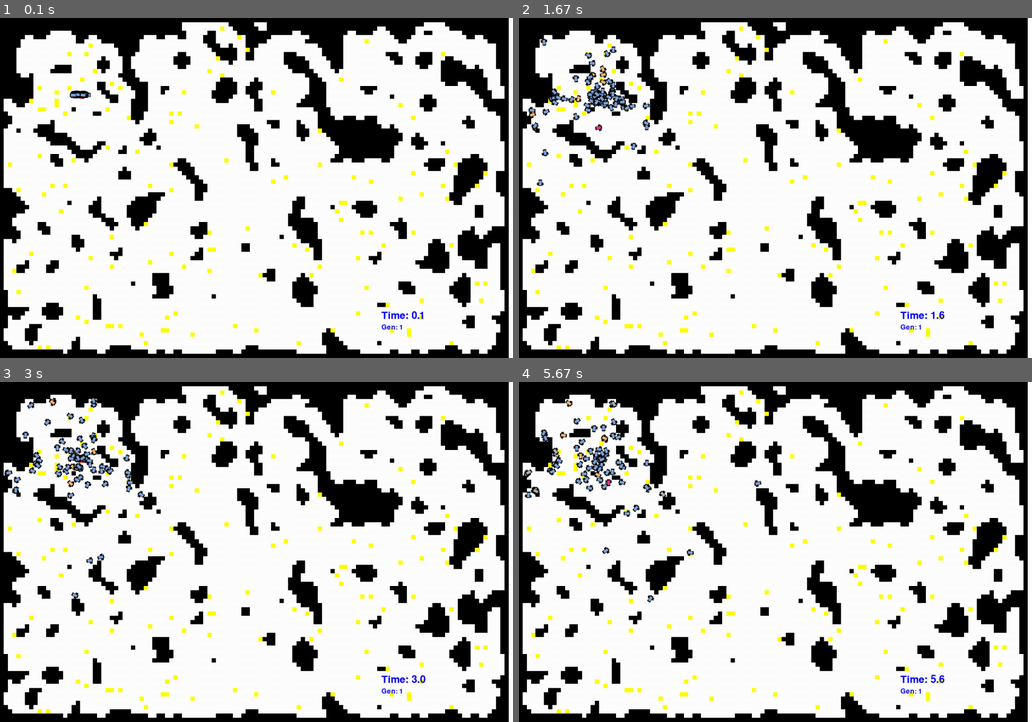
Above: before the commit, frames 1-4 (two rows, left to right).
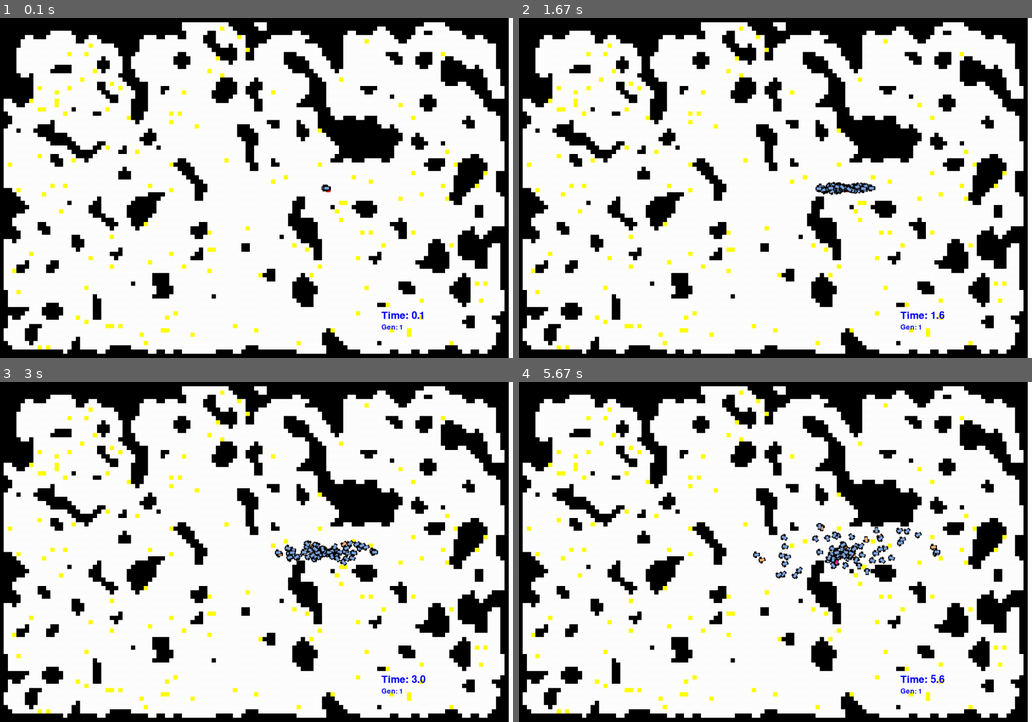
Above: after the commit, the same moments.

Repository: AnishJadoe/bioinspired
Game: pygame game, started from bioinspired/main.py
The game is run twice, just before and just after one commit, with the same random seed, the same clock (stepped at 60 frames per second) and the same inputs.
Inputs:
- Up to frame 1 (0.1 s): no input
- Up to frame 2 (1.67 s): no input
- Up to frame 3 (3 s): no input
- Up to frame 4 (5.67 s): no input

The runs differ from the first frame. In frame 1, 0.1% of the frame differs, in the area x 13-65%, y 21-52%; in frame 2, 1.5%; in frame 3, 2.0%; in frame 4, 2.5%, in the area x 0-83%, y 5-65%.

Commit message:
made dt constant as it should

Diff:
--- a/bioinspired/src/controllers/controllers.py
+++ b/bioinspired/src/controllers/controllers.py
@@ -3,8 +3,8 @@
 from src.controllers.neural_net import NeuralNet
 from src.utility.constants import *
 import numpy as np
-MAX_SPEED = 255
-MIN_SPEED = -255
+MAX_SPEED = 128
+MIN_SPEED = -128
 M2P = 3779.52
 
 class BaseController():
--- a/bioinspired/src/robots/robots.py
+++ b/bioinspired/src/robots/robots.py
@@ -8,7 +8,7 @@
 from ..controllers.controllers import ManualController, NeuroController
 
 ROBOT_WIDTH = 15
-MAX_SPEED = 255
+MAX_SPEED = 128
 
 token_map_cache = {}
 nearby_items_cache = {}
--- a/bioinspired/src/utility/run_simulation.py
+++ b/bioinspired/src/utility/run_simulation.py
@@ -58,7 +58,7 @@
     loadtime = lasttime
     print(f"Loading took: {loadtime/1000} seconds")
     running = True
-    dt = 0
+    dt = 0.01
     tokens_collected = []
     all_tanks_empty = False
     # Simulation loop
@@ -68,7 +68,7 @@
             if event.type == pygame.QUIT:
                 running = False
         timestamp = (pygame.time.get_ticks()/1000)
-        dt = (pygame.time.get_ticks() - lasttime) / 1000
+        #dt = (pygame.time.get_ticks() - lasttime) / 1000
         tanks_empty = [robot.tank_empty for robot in robots]
         if all(tanks_empty):
             all_tanks_empty = True
@@ -92,7 +92,7 @@
         #     draw_end_pos(wm.end_pos,wm.surf)
 
 
-        draw_time(wm.surf, (pygame.time.get_ticks()/1000))
+        draw_time(wm.surf, ((pygame.time.get_ticks() - loadtime)/1000))
         draw_gen(wm.surf,gen)
         lasttime = pygame.time.get_ticks()
         pygame.display.update()
--- a/bioinspired/src/world_map/maps/random_map_1.txt
+++ b/bioinspired/src/world_map/maps/random_map_1.txt
@@ -16,7 +16,7 @@
 ********---------------**-T---*****----------------*****---***-----------****----------------------------***--*****---**
 ********-T------T------**---T--****---**-----------*****--****-----------****--------****----------------------****----*
 ********-----T----------**------***---*----T------******--***---T--------****---------**------------------------****---*
-********-----------S-----***----***---------------*****----**-----------*****---------------*-------**-----------***---*
+********-----------------***----***---------------*****----**-----------*****---------------*-------**-----------***---*
 *--****T-----T------------**---****----------------***------**---------******----------------------****-----------******
 *---**-------T-----------------****-------------------------**--------*******-----------------T----****-----------******
 *--------TT------*-------T-----****-------------------------**------------****----------------------**-------------*****
@@ -38,7 +38,7 @@
 *---------------------------***-------------***--------------------T---------------T-----------------------*******---***
 *--------------------------------------------***----------------T----------------------T-------------------******----***
 *-----------T--T-------------------T----------***-------------------------------------------------------T--*****T----***
-***-T-----------------------------------T-----***----------------------------------------------------------****------***
+***-T-----------------------------------T-----***----------------------------S-----------------------------****------***
 ****------T------------------------****-------**---------------------------------------------------T------****--------**
 *****------------------*--------******--------**----------------------**----------------------T----------T***----------*
 ******----------*-----**-------******--------------------------------***--------TT--****-------------------**----------*
